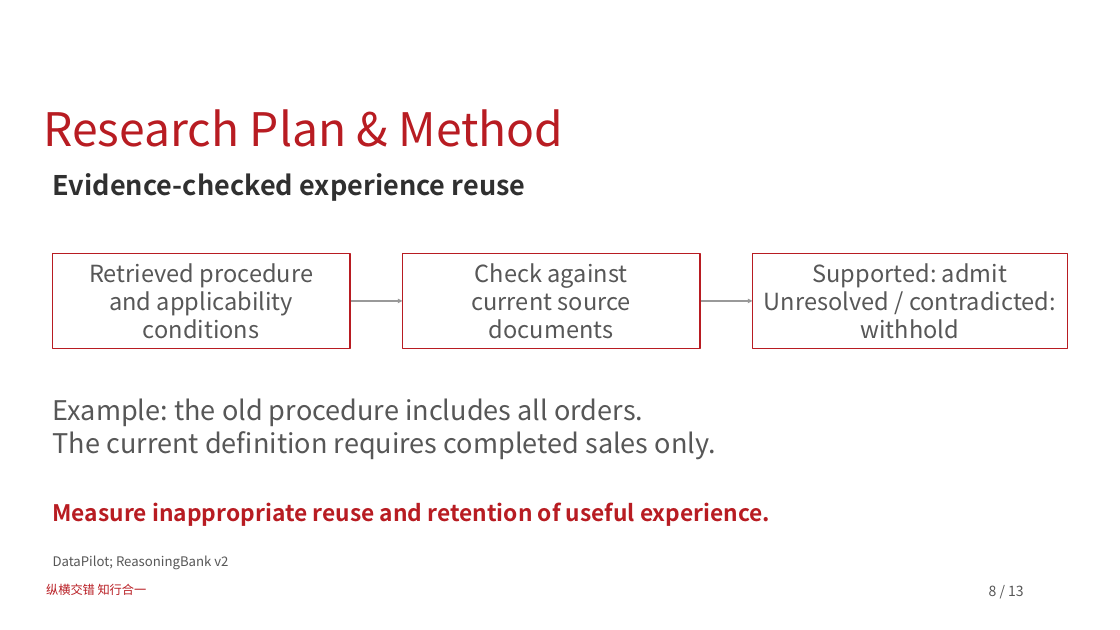
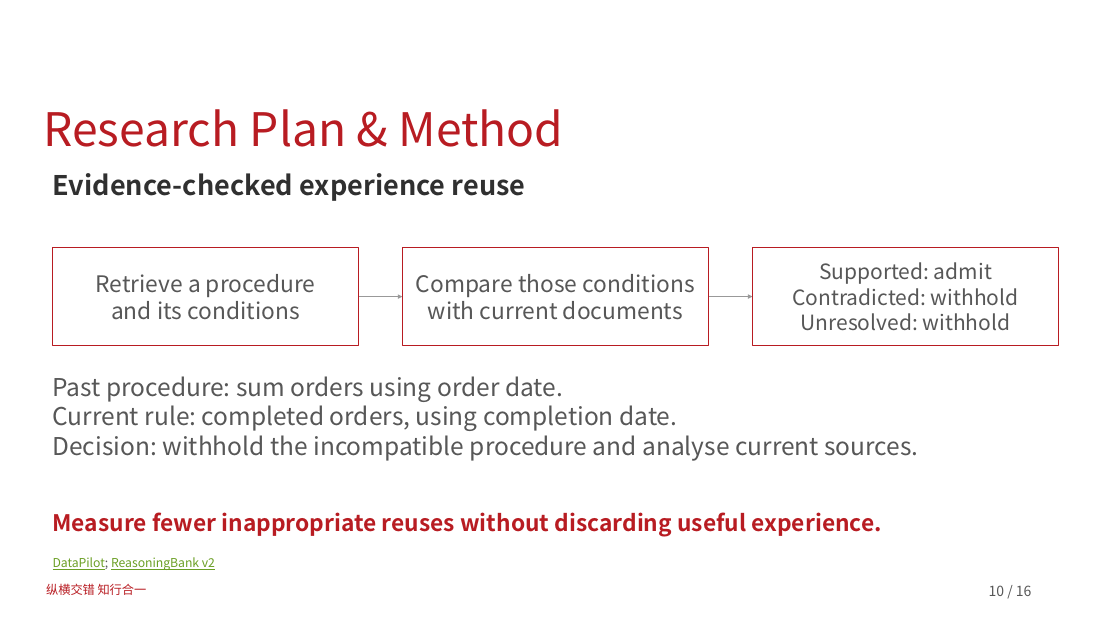
Before and after one commit to dushamishkin/mib-thesis, a slide deck: slide 10 of proposal/defense/Mikhail_Dushkin_Proposal_Defense.pptx (slide 8 before the commit). Drawn at 1120x630 pixels with LibreOffice and Linux fonts; fonts in the diff are those of the drawing; background and template pictures are left out. Boxes give left, top, right and bottom in pixels: in the first picture for what was removed or moved away, otherwise in the second. Text is boxed around its words. In the diff, an @@ line names an element or a change of style, - is before the commit and + after.

Commit message:
Clarify defense narrative, visual examples and business value

```diff
--- a/proposal/defense/Mikhail_Dushkin_Proposal_Defense.pptx
+++ b/proposal/defense/Mikhail_Dushkin_Proposal_Defense.pptx
@@ rectangle "Retrieve a procedure": place and size @@
-rectangle "Retrieve a procedure" at (52, 254, 350, 348)
+rectangle "Retrieve a procedure" at (52, 248, 359, 346)
@@ rectangle "Compare those conditions": place and size @@
-rectangle "Compare those conditions" at (402, 254, 700, 348)
+rectangle "Compare those conditions" at (402, 248, 709, 346)
@@ rectangle "Supported: admit": place and size @@
-rectangle "Supported: admit" at (753, 254, 1068, 348)
+rectangle "Supported: admit" at (753, 248, 1060, 346)
@@ text in rectangle at (819, 262, 992, 284): size 20.2 to 18 pt in "Supported: admit" @@
@@ text in rectangle at (96, 274, 315, 320): text changed; size 20.2 to 19.5 pt @@
-Retrieved procedure
-and applicability conditions
+Retrieve a procedure
+and its conditions
@@ arrow moved from (350, 301) - (402, 301) to (359, 297) - (402, 297) @@
@@ arrow (359, 297) - (402, 297): stroke #999999 1.2 pt to #999999 1.35 pt @@
@@ text in rectangle at (416, 274, 695, 320): text changed; size 20.2 to 19.5 pt @@
-Check against
-current source documents
+Compare those conditions
+with current documents
@@ arrow moved from (700, 301) - (753, 301) to (709, 297) - (753, 297) @@
@@ arrow (709, 297) - (753, 297): stroke #999999 1.2 pt to #999999 1.35 pt @@
@@ text in rectangle at (793, 288, 1019, 330): text changed; size 20.2 to 18 pt @@
-Unresolved / contradicted: withhold
+Contradicted: withhold
+Unresolved: withhold
@@ text at (53, 376, 919, 461): text changed; size 23.2 to 21 pt @@
-Example: the old procedure includes all orders.
-The current definition requires completed sales only.
+Past procedure: sum orders using order date.
+Current rule: completed orders, using completion date.
+Decision: withhold the incompatible procedure and analyse current sources.
@@ text at (53, 512, 882, 537): text changed @@
-Measure inappropriate reuse and retention of useful experience.
+Measure fewer inappropriate reuses without discarding useful experience.
@@ text "DataPilot; ReasoningBank v2" at (53, 557, 215, 570): size 11.2 to 10.5 pt, text colour #575757 to #6B9F25, underline on @@
@@ text at (989, 585, 1032, 596): text changed @@
-8 / 13
+10 / 16
```
Also in this commit, not shown: 5 other slides changed, 9 slides added, 11 slides removed, 7 other files.
